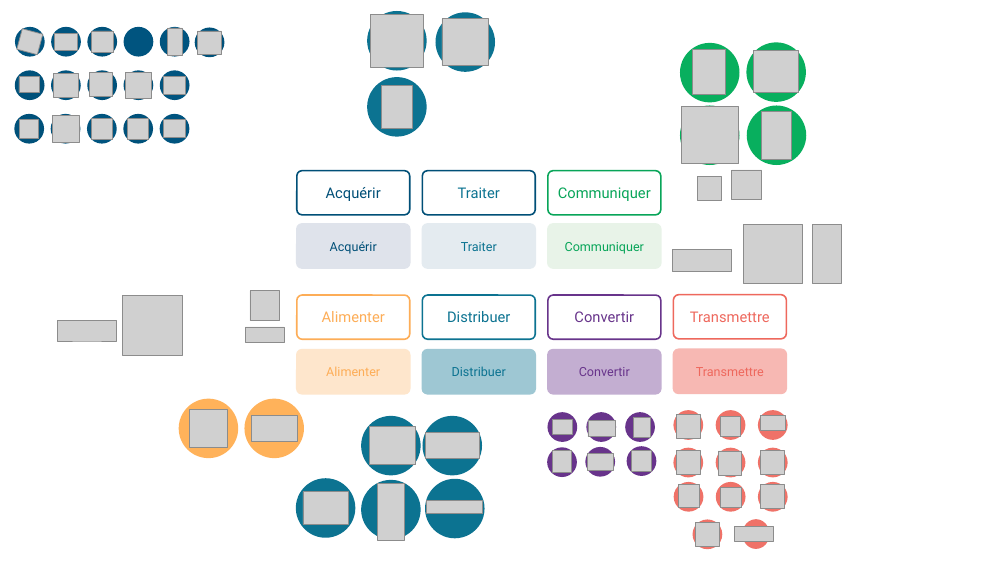
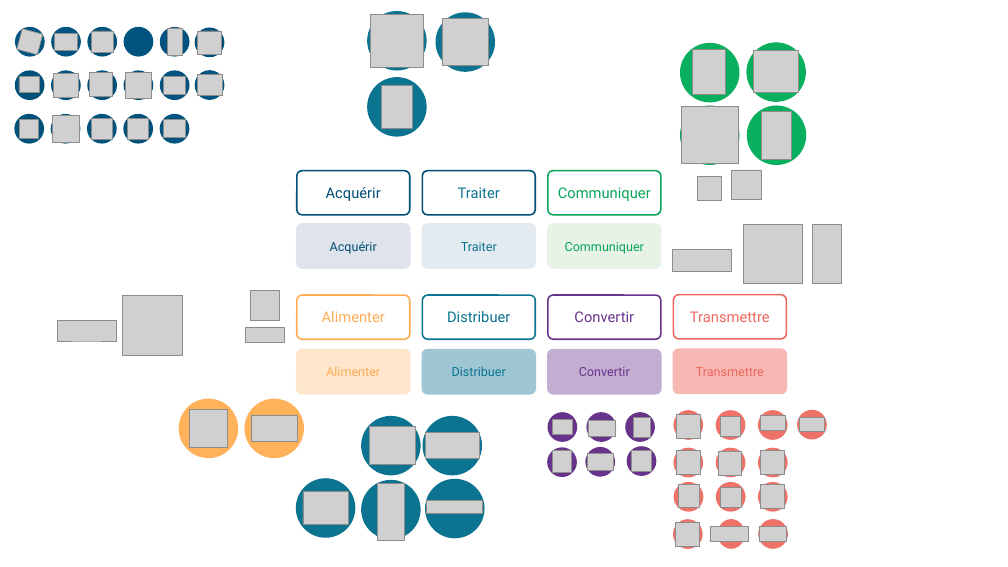
Before and after one commit to xpessoles/TP_Documents_PSI, a slide deck: slide 4 of ChaineFonctionnelle_V2.pptx (slide 3 before the commit). Drawn at 1008x567 pixels with LibreOffice and Linux fonts; fonts in the diff are those of the drawing; grey boxes stand for pictures; background and template pictures are left out. Boxes give left, top, right and bottom in pixels: in the first picture for what was removed or moved away, otherwise in the second. Text is boxed around its words. In the diff, an @@ line names an element or a change of style, - is before the commit and + after.

```diff
--- a/ChaineFonctionnelle_V2.pptx
+++ b/ChaineFonctionnelle_V2.pptx
@@ ellipse added at [195, 70, 225, 100], fill #00547F @@
@@ picture added at [197, 75, 222, 95] @@
@@ ellipse added at [797, 410, 827, 439], fill #EF7268 @@
@@ picture added at [799, 417, 825, 432] @@
@@ ellipse: place and size @@
-ellipse at [693, 520, 722, 549]
+ellipse at [673, 520, 702, 549]
@@ picture: place and size @@
-picture at [696, 523, 720, 547]
+picture at [676, 523, 700, 547]
@@ picture: place and size @@
-picture at [735, 527, 774, 542]
+picture at [710, 526, 749, 541]
@@ ellipse: place and size @@
-ellipse at [743, 520, 770, 549]
+ellipse at [718, 520, 745, 549]
@@ ellipse added at [758, 520, 788, 549], fill #EF7268 @@
@@ picture added at [760, 527, 786, 541] @@
```
Also in this commit, not shown: 1 slide added.
